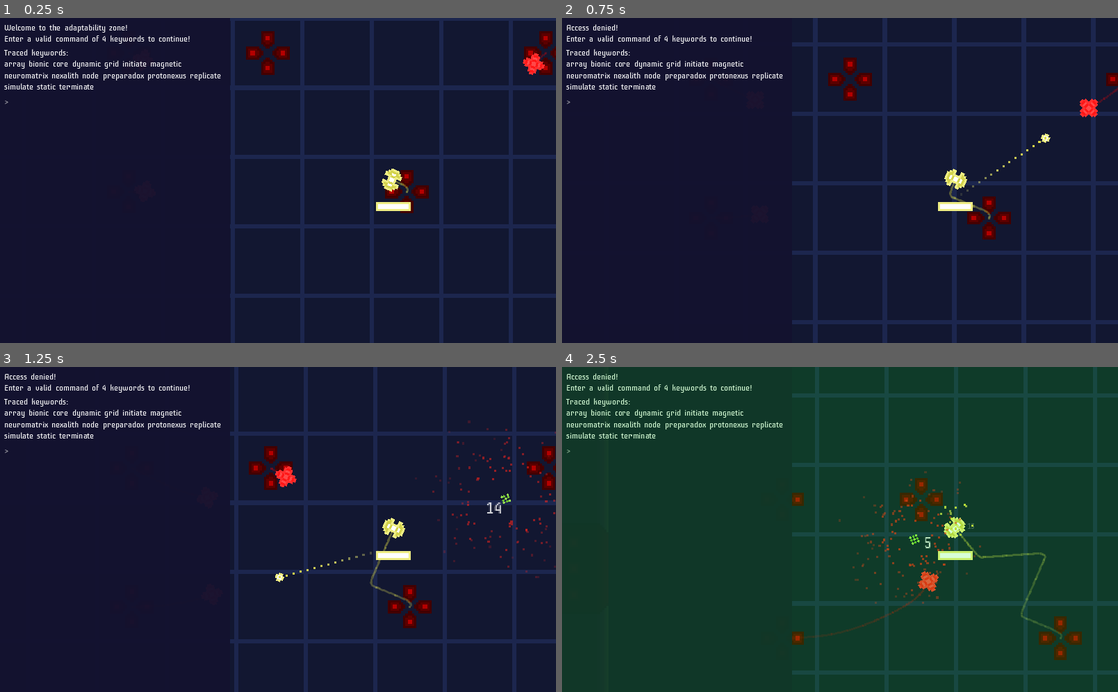
Above: before the commit, frames 1-4 (two rows, left to right).
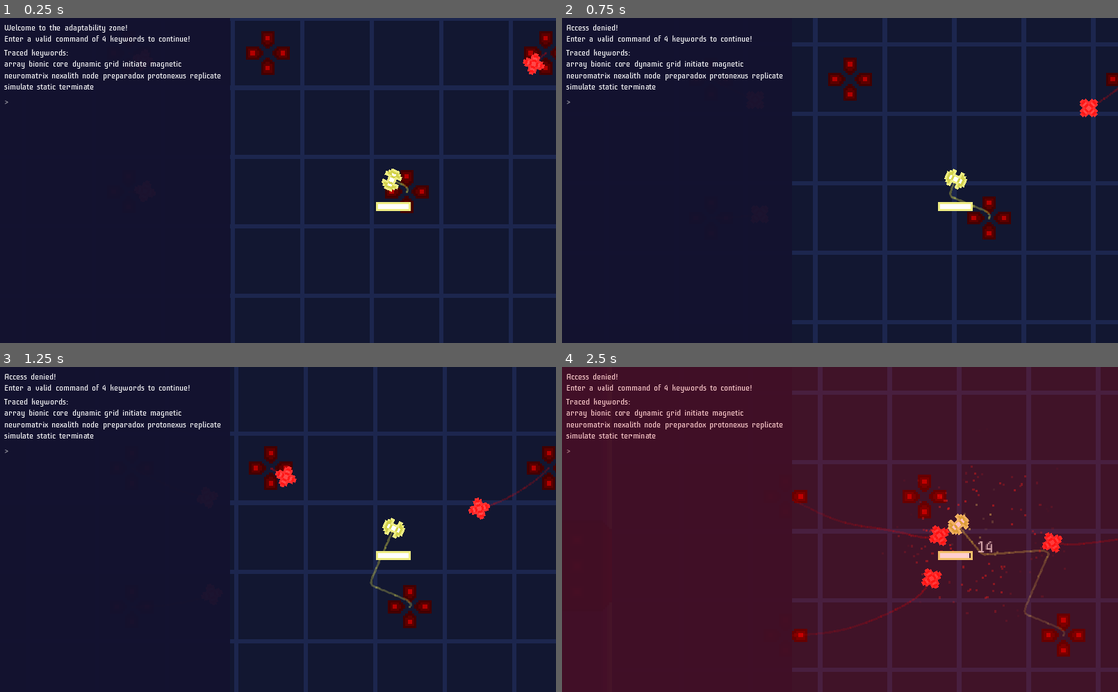
Above: after the commit, the same moments.

Repository: kosinaz/loop-breakerz
Game: Godot game, scene res://map.tscn
Same seed, same stepped clock (60 frames per second), same inputs: the game is played once before the commit and once after it.
Inputs (mouse positions are in pixels of both pictures, inside the frame that each line leads up to):
- Up to frame 1 (0.25 s): no input
- Up to frame 2 (0.75 s): tap Enter at 0.5 s; move the mouse to (962, 164) at 0.52 s; tap 0 at 0.6 s
- Up to frame 3 (1.25 s): no input
- Up to frame 4 (2.5 s): move the mouse to (728, 545) at 1.27 s; tap 0 at 1.35, 2.1 s; move the mouse to (895, 458) at 2.02 s

Frame 1 is identical in both runs. In frame 2, less than 0.1% of the frame differs, in the area x 71-88%, y 35-55%; in frame 3, 0.6%; in frame 4, 100%, in the area x 0-100%, y 0-100%.

Commit message:
add reset

Diff:
--- a/Loop Breakerz/breaker-panel.gd
+++ b/Loop Breakerz/breaker-panel.gd
@@ -7,6 +7,7 @@
 	["module", "field", "link", "core", "hub", "network", "node", "unit", "grid", "array"]
 ]
 var maintenance_commands = ["deploy", "entity", "unlock", "gateway"]
+var reset_commands = ["reset", "looper"]
 var coords = ["alpha", "beta", "gamma", "delta", "epsilon", "zeta", "eta", "theta", "iota", "kappa", "lambda", "mu", "nu", "xi", "omicron", "pi", "rho", "sigma", "tau", "upsilon", "phi", "chi", "psi", "omega"]
 var responses = [
 	"Welcome to the UPGRADE zone!\nEnter a valid command of 4 keywords to continue!",
@@ -15,6 +16,8 @@
 	"Invalid command!\nEnter a valid zone maintenance command!",
 	"The UPGRADE generator is deployed at POSITION!\nEnter a valid zone maintenance command!",
 	"The UPGRADE gateway is unlocked at POSITION!\nEnter a valid zone maintenance command!",
+	"Threat eliminated! Enter a valid command to reset!",
+	"Invalid command! Enter a valid command to reset!",
 ]
 enum STATES {
 	WELCOME,
@@ -23,6 +26,8 @@
 	INVALID,
 	DEPLOYED,
 	UNLOCKED,
+	ELIMINATED,
+	RESET,
 }
 var state = STATES.WELCOME
 var access_command = ""
@@ -32,10 +37,8 @@
 var revealed = -1
 var guesses = []
 var zones = []
-var spawners = []
 var factory = Vector2()
 var upgrade = ""
-var upgrade_scene = preload("res://upgrade.tscn")
 onready var response_label = $"%Response"
 onready var keywords_label = $"%Keywords"
 onready var guesses_container = $"%Guesses"
@@ -63,6 +66,8 @@
 			access_commands[i].shuffle()
 			keywords += access_commands[i].slice(0, 3)
 			access_command += access_commands[i][0] + " "
+		access_command = access_command.rstrip(" ")
+		print(access_command)
 	if state == STATES.GRANTED:
 		keywords += maintenance_commands
 		for zone in zones:
@@ -70,17 +75,21 @@
 				keywords.append(coords[zone.door.room_position.x])
 			if not keywords.has(str(zone.door.room_position.y)):
 				keywords.append(str(zone.door.room_position.y))
-		for spawner in spawners:
-			if not keywords.has(coords[spawner.room_position.x]):
-				keywords.append(coords[spawner.room_position.x])
-			if not keywords.has(str(spawner.room_position.y)):
-				keywords.append(str(spawner.room_position.y))
 		if factory and not keywords.has(coords[factory.x]):
 			keywords.append(coords[factory.x])
 		if factory and not keywords.has(str(factory.y)):
 			keywords.append(str(factory.y))
-	access_command = access_command.rstrip(" ")
-	print(access_command)
+	if state == STATES.ELIMINATED:
+		keywords += reset_commands
+		var player_position = get_parent().get_player_room_position()
+		keywords.append(coords[player_position.x])
+		keywords.append(str(player_position.y))
+		for i in range(3):
+			var r = randi() % 10
+			if not keywords.has(coords[r]):
+				keywords.append(coords[r])
+			if not keywords.has(str(r)):
+				keywords.append(str(r))
 	keywords.sort()
 	keywords_revealed = keywords.duplicate()
 	keywords_revealed.fill(0)
@@ -99,14 +108,16 @@
 		handle_input(c)
 
 func execute_command():
+	var command = command_label.text.rstrip(" ")
+	var words = command.split(" ")
 	if state == STATES.WELCOME or state == STATES.DENIED:
-		if command_label.text.rstrip(" ") == access_command:
+		if command == access_command:
 			state = STATES.GRANTED
 			generate()
 			command_label.text = ""
 			response_label.text = responses[state]
 			return
-		elif command_label.text.rstrip(" ").split(" ").size() == 4:
+		elif words.size() == 4:
 			var guess = command_label.duplicate()
 			guess.text = guess.text.rstrip(" ")
 			guesses_container.add_child(guess)
@@ -114,8 +125,20 @@
 		command_label.text = ""
 		response_label.text = responses[state]
 		return
-	var command = command_label.text.rstrip(" ")
-	var words = command.split(" ")
+	if state == STATES.ELIMINATED or state == STATES.RESET:
+		if command.begins_with("reset looper") and words.size() == 4:
+			var pos = Vector2(coords.find(words[2]), int(words[3]))
+			if get_parent().get_player_room_position() == pos:
+				state = STATES.WELCOME
+				command_label.text = ""
+				response_label.text = responses[state].replace("UPGRADE", upgrade)
+				generate()
+				get_parent().player.revive()
+				return
+		state = STATES.RESET
+		command_label.text = ""
+		response_label.text = responses[state]
+		return
 	if words.size() != 4:
 		state = STATES.INVALID
 		command_label.text = ""
@@ -125,15 +148,8 @@
 		if factory == pos:
 			state = STATES.DEPLOYED
 			command_label.text = ""
-			response_label.text = responses[state]
-			var upgrade = upgrade_scene.instance()
-			upgrade.global_position = get_parent().tilemap.map_to_world(pos)
-			get_parent().add_child(upgrade)
-			return
-		if spawners.has(pos):
-			state = STATES.DEPLOYED
-			command_label.text = ""
-			response_label.text = responses[state]
+			response_label.text = responses[state].replace("UPGRADE", upgrade).replace("POSITION", words[2] + " " + words[3])
+			get_parent().deploy_upgrade()
 			return
 	if command.begins_with("unlock gateway"):
 		var pos = Vector2(coords.find(words[2]), int(words[3]))
@@ -198,3 +214,9 @@
 		if keywords_revealed[i] == 3:
 			revealed_words += "[color=#00ff00]" + keywords[i] + "[/color] "
 	keywords_label.bbcode_text = "Traced keywords:\n" + revealed_words
+
+func eliminate():
+	state = STATES.ELIMINATED
+	command_label.text = ""
+	response_label.text = responses[state]
+	generate()
--- a/Loop Breakerz/looper.gd
+++ b/Loop Breakerz/looper.gd
@@ -2,7 +2,7 @@
 
 # Player speed and velocity
 var speed = 40
-var health = 1000
+var health = 10
 var health_max = 10
 var velocity = Vector2()
 var damaged = false
@@ -96,6 +96,13 @@
 	ring.global_position = global_position
 	get_parent().add_child(ring)
 	animation_player.play("dead")
+	get_parent().panel.eliminate()
+
+func revive():
+	died = false
+	animation_player.play("hit")
+	health = health_max
+	health_bar.value = health
 
 func _on_damage_timer_timeout():
 	damaged = false
--- a/Loop Breakerz/looper.tscn
+++ b/Loop Breakerz/looper.tscn
@@ -26,6 +26,21 @@
 "transitions": PoolRealArray( 1, 1, 1 ),
 "update": 0,
 "values": [ Color( 1, 0, 0, 1 ), Color( 0, 0.0392157, 0.478431, 1 ), Color( 1, 0, 0, 1 ) ]
+}
+
+[sub_resource type="Animation" id=5]
+resource_name = "default"
+tracks/0/type = "value"
+tracks/0/path = NodePath("Sprite:modulate")
+tracks/0/interp = 1
+tracks/0/loop_wrap = true
+tracks/0/imported = false
+tracks/0/enabled = true
+tracks/0/keys = {
+"times": PoolRealArray( 0 ),
+"transitions": PoolRealArray( 1 ),
+"update": 0,
+"values": [ Color( 1, 1, 1, 1 ) ]
 }
 
 [sub_resource type="Animation" id=3]
@@ -65,7 +80,7 @@
 texture = ExtResource( 1 )
 
 [node name="AttackTimer" type="Timer" parent="."]
-wait_time = 0.5
+wait_time = 2.0
 autostart = true
 
 [node name="DamageTimer" type="Timer" parent="."]
@@ -91,7 +106,9 @@
 texture_progress = ExtResource( 4 )
 
 [node name="AnimationPlayer" type="AnimationPlayer" parent="."]
+autoplay = "default"
 anims/dead = SubResource( 4 )
+anims/default = SubResource( 5 )
 anims/hit = SubResource( 3 )
 
 [connection signal="timeout" from="AttackTimer" to="." method="_on_attack_timer_timeout"]
--- a/Loop Breakerz/map.gd
+++ b/Loop Breakerz/map.gd
@@ -6,6 +6,7 @@
 var door_scene = preload("res://door.tscn")
 var incrementer_scene = preload("res://incrementer.tscn")
 var iterator_scene = preload("res://iterator.tscn")
+var upgrade_scene = preload("res://upgrade.tscn")
 var rng = RandomNumberGenerator.new()
 var zones = {}
 var enemy_limit = 15
@@ -228,3 +229,14 @@
 		if rect.has_point(enemy.position):
 			enemies.append(enemy)
 	return enemies
+
+func deploy_upgrade():
+	var new_upgrade = upgrade_scene.instance()
+	new_upgrade.position = tilemap.map_to_world(current_room.position + current_room.factory) + Vector2(16, 16)
+	new_upgrade.set_type(current_room.upgrade)
+	add_child(new_upgrade)
+
+func get_player_room_position():
+	var room = zones[current_zone_position]
+	var player_position = tilemap.world_to_map(player.position) - room.position
+	return player_position
--- a/Loop Breakerz/upgrade.gd
+++ b/Loop Breakerz/upgrade.gd
@@ -4,10 +4,10 @@
 var upgrade_type = ""
 
 func _process(_delta):
-	$Sprite2.rotation_degrees += 1
+	$Sprite2.rotation_degrees += 8
 
 func set_type(new_upgrade_type):
-	upgrade_type == new_upgrade_type
+	upgrade_type = new_upgrade_type
 	$Sprite.texture = load("res://assets/" + new_upgrade_type + ".png")
 
 func _on_token_body_entered(body):
@@ -17,7 +17,7 @@
 		body.health_max *= 1.5
 		body.health_bar.max_value = body.health_max
 	if upgrade_type == "frequency":
-		body.get_node("Timer").wait_time /= 1.5
+		body.get_node("AttackTimer").wait_time /= 1.5
 	if upgrade_type == "severity":
 		body.damage_mod *= 1.5
 	if upgrade_type == "velocity":
Not shown: 1 places in Loop Breakerz/looper.tscn that only renumber resources
